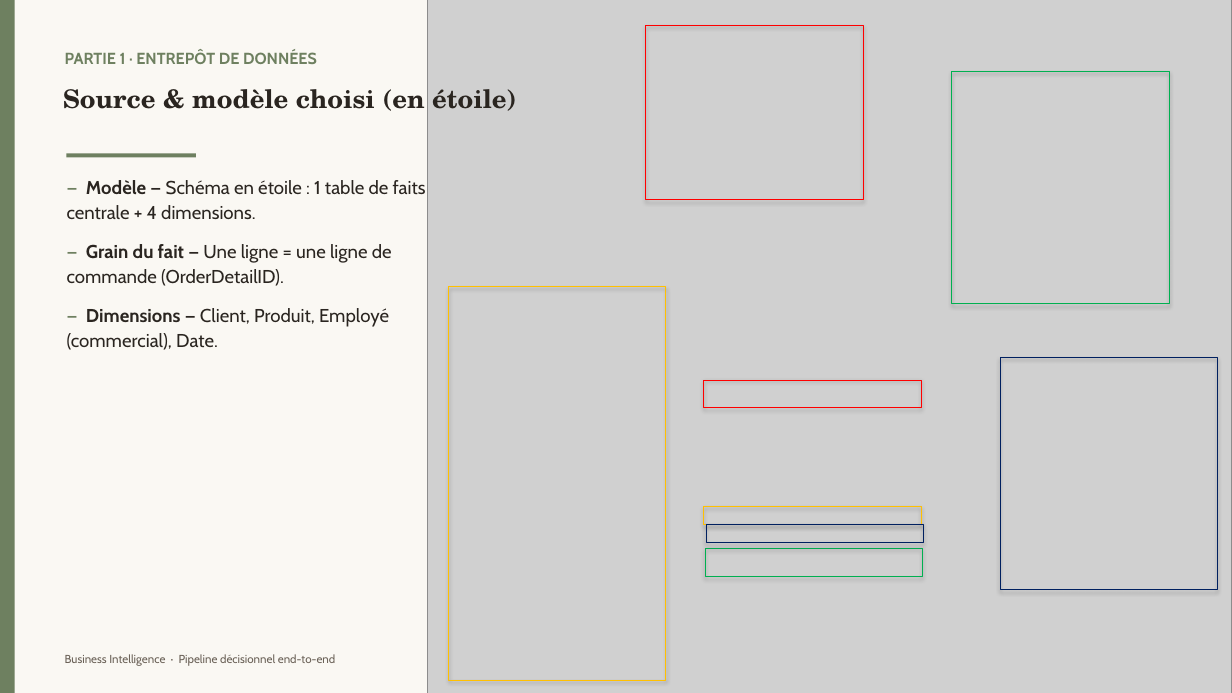
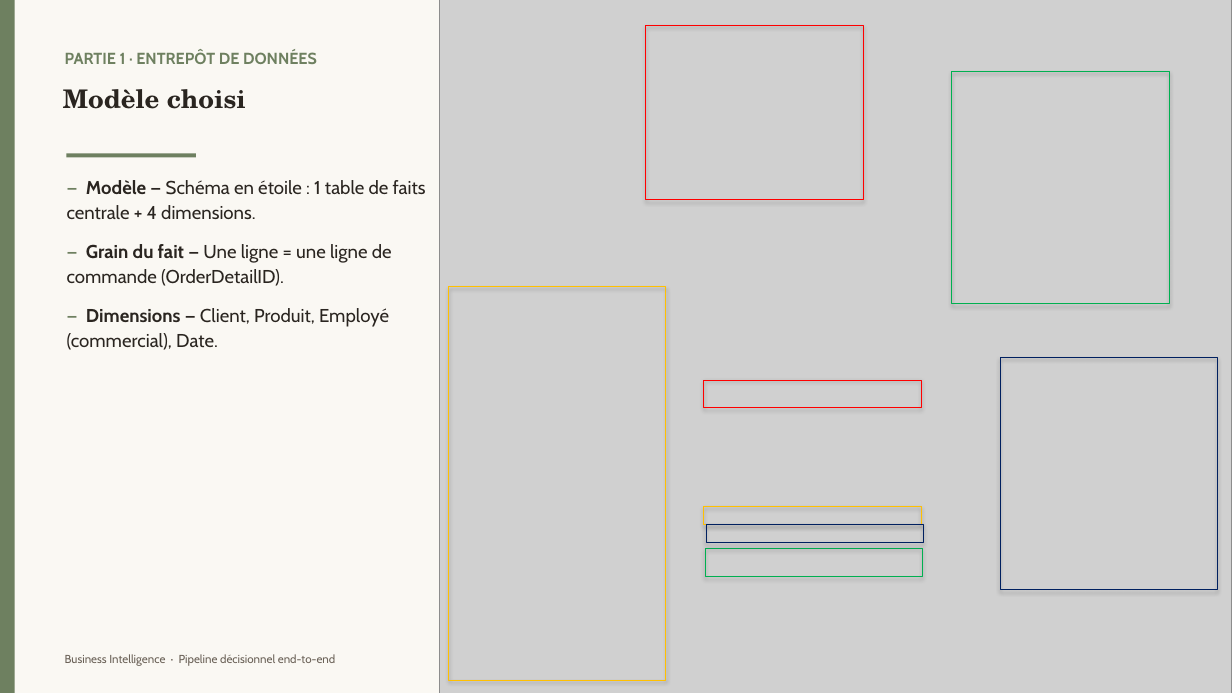
Before and after one commit to omar692002/bi-exam-webapp, a slide deck: slide 7 of presentation/BI_Presentation.pptx (slide 6 before the commit). Drawn at 1232x693 pixels with LibreOffice and Linux fonts; fonts in the diff are those of the drawing; grey boxes stand for pictures. Boxes give left, top, right and bottom in pixels: in the first picture for what was removed or moved away, otherwise in the second. Text is boxed around its words. In the diff, an @@ line names an element or a change of style, - is before the commit and + after.

```diff
--- a/presentation/BI_Presentation.pptx
+++ b/presentation/BI_Presentation.pptx
@@ picture resized from (x1=427, y1=0, x2=1232, y2=693) to (x1=439, y1=0, x2=1232, y2=693) @@
@@ text at (x1=63, y1=89, x2=246, y2=109): text changed @@
-Source & modèle choisi (en étoile)
+Modèle choisi
```
Also in this commit, not shown: 6 other slides changed, 1 slide removed, 4 other files.
